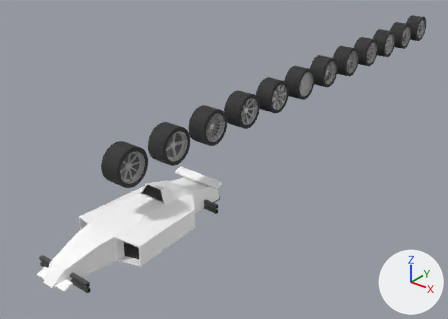
A saved change to the glTF model models/car.glb.
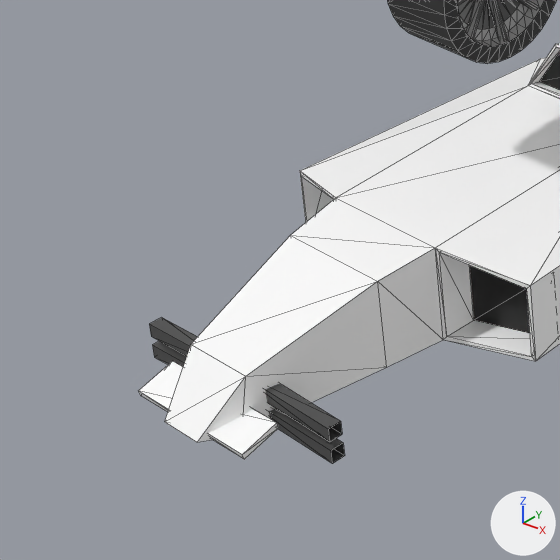
Old and new are each drawn whole from a camera (50 mm lens) standing at (6.59, -5.79, 5.27) and looking at (-0.84, 3.5, -0.49) and again close up on the part from 0% to 33% of the width and 54% to 100% of the height. Arrows for +X, +Y and +Z are at lower right; the lights stay in place. The older version's two pictures come first. The close-ups show mesh edges as thin lines. Objects named as collision shapes, trigger or cutter boxes, shadow casters or lower levels of detail are left out. Vertices at exactly the same position are counted once.

Objects in the first close-up: 'Body', 'Suspension', 'Wheel0'.
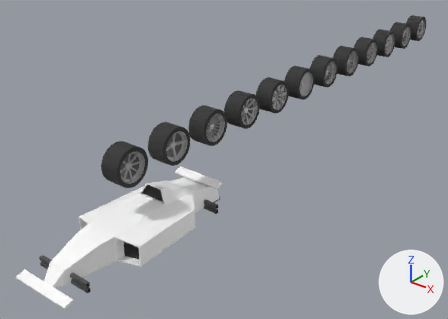
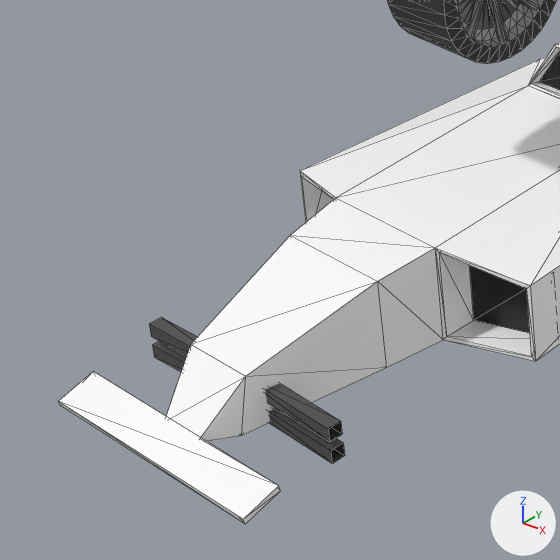
Location of each change, (x1, y1, x2, y2) in pixels of the close-ups (560 x 560 px; the box of a moved part takes in the faces that stretch with it):
'Body', reshaped
    before: (139, 43, 560, 459)
    after: (58, 43, 560, 524)
part 1 of me_body, moved or reshaped
    before: (139, 361, 279, 459)
    after: (58, 371, 281, 524)

The edits, one by one:
me_body is used by ob_body; location (0.0, 0.0, 0.0).
me_body had 99 vertices, 170 faces and spanned x -0.7..0.7, y -1.65..1.94, z -0.34..0.38.
me_body now has 99 vertices, 170 faces and spans x -0.7..0.7, y -1.81..1.94, z -0.37..0.38.
me_body part 1: the loose piece of 8 vertices spanning x -0.32..0.32, y -1.61..-1.44, z -0.32..-0.25 is scaled about its middle by (1.78, 1, 1), then moved by (0.0, -0.2, -0.05).
